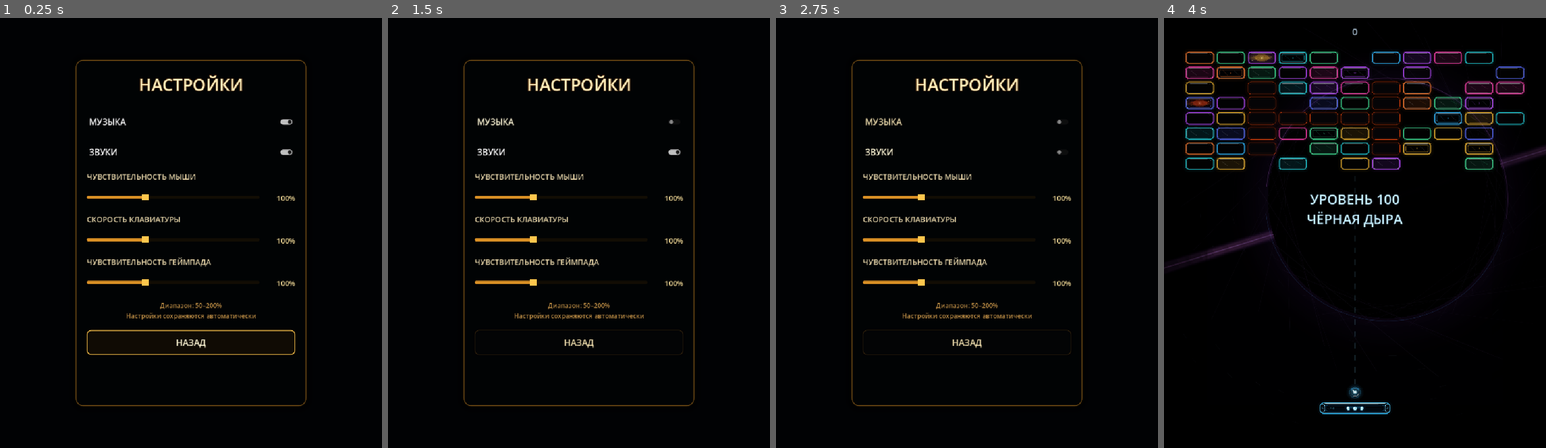
Above: before the commit, frames 1-4 (left to right).
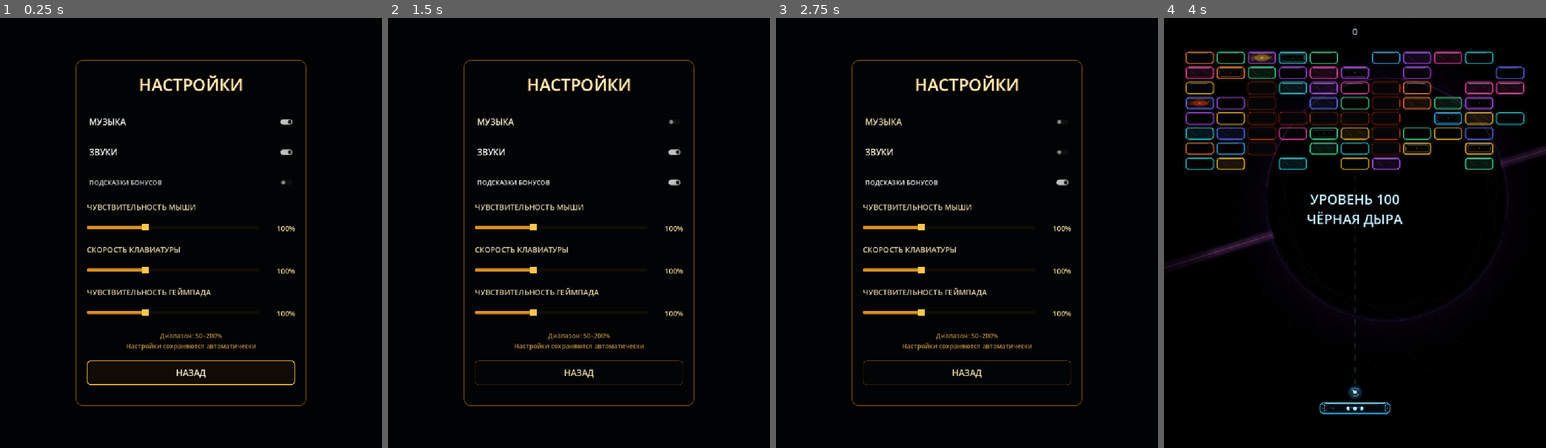
Above: after the commit, the same moments.

Repository: Ardarik421/arkanoid
Game: Godot game, scene res://scenes/settings_menu.tscn
The game is run twice, just before and just after one commit, with the same random seed, the same clock (stepped at 60 frames per second) and the same inputs. This scene is started directly instead of the project's main scene.
Inputs (mouse positions are in pixels of both pictures, inside the frame that each line leads up to):
- Up to frame 1 (0.25 s): no input
- Up to frame 2 (1.5 s): click (579, 181) at 0.5 s, where only the run after the commit has a clickable "ПОДСКАЗКИ БОНУСОВ"; click "МУЗЫКА" at 1.25 s
- Up to frame 3 (2.75 s): click "ЗВУКИ" at 2 s
- Up to frame 4 (4 s): click "НАЗАД" at 2.75 s; click "НОВАЯ ИГРА" at 3.5 s

The runs differ from the first frame. In frame 1, 4.3% of the frame differs, in the area x 22-78%, y 36-86%; in frame 2, 4.0%; in frame 3, 4.0%; in frame 4, nothing differs.

Commit message:
Add tutorial hints setting

Diff:
--- a/scenes/settings_menu.tscn
+++ b/scenes/settings_menu.tscn
@@ -48,6 +48,11 @@
 layout_mode = 2
 custom_minimum_size = Vector2(0, 56)
 text = "ЗВУКИ"
+
+[node name="HintsToggle" type="CheckButton" parent="Panel/VBox"]
+layout_mode = 2
+custom_minimum_size = Vector2(0, 56)
+text = "ПОДСКАЗКИ БОНУСОВ"
 
 [node name="MouseLabel" type="Label" parent="Panel/VBox"]
 layout_mode = 2
@@ -132,6 +137,7 @@
 
 [connection signal="toggled" from="Panel/VBox/MusicToggle" to="." method="_on_music_toggled"]
 [connection signal="toggled" from="Panel/VBox/SoundsToggle" to="." method="_on_sounds_toggled"]
+[connection signal="toggled" from="Panel/VBox/HintsToggle" to="." method="_on_hints_toggled"]
 [connection signal="value_changed" from="Panel/VBox/MouseRow/MouseSlider" to="." method="_on_mouse_changed"]
 [connection signal="value_changed" from="Panel/VBox/KeyboardRow/KeyboardSlider" to="." method="_on_keyboard_changed"]
 [connection signal="value_changed" from="Panel/VBox/GamepadRow/GamepadSlider" to="." method="_on_gamepad_changed"]
